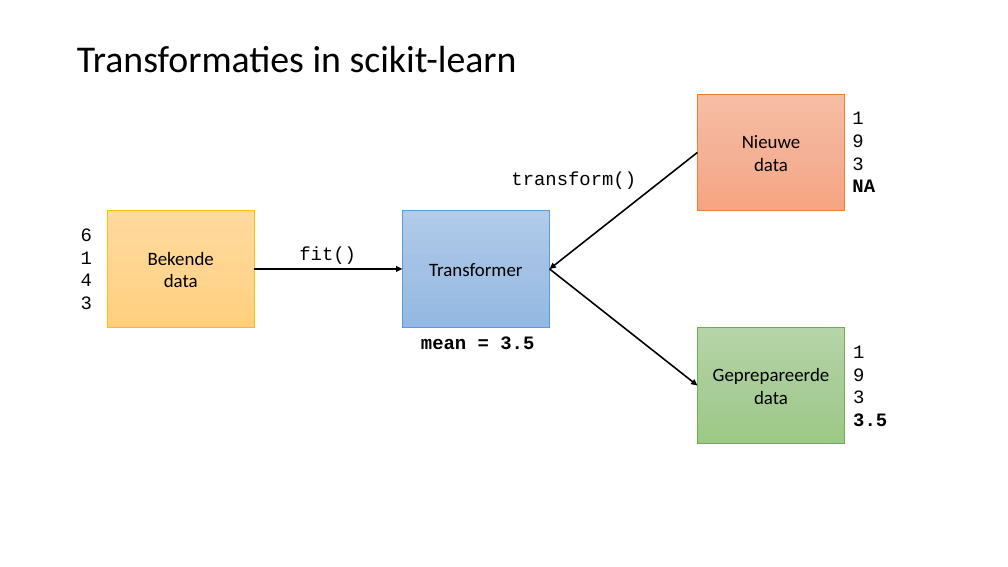
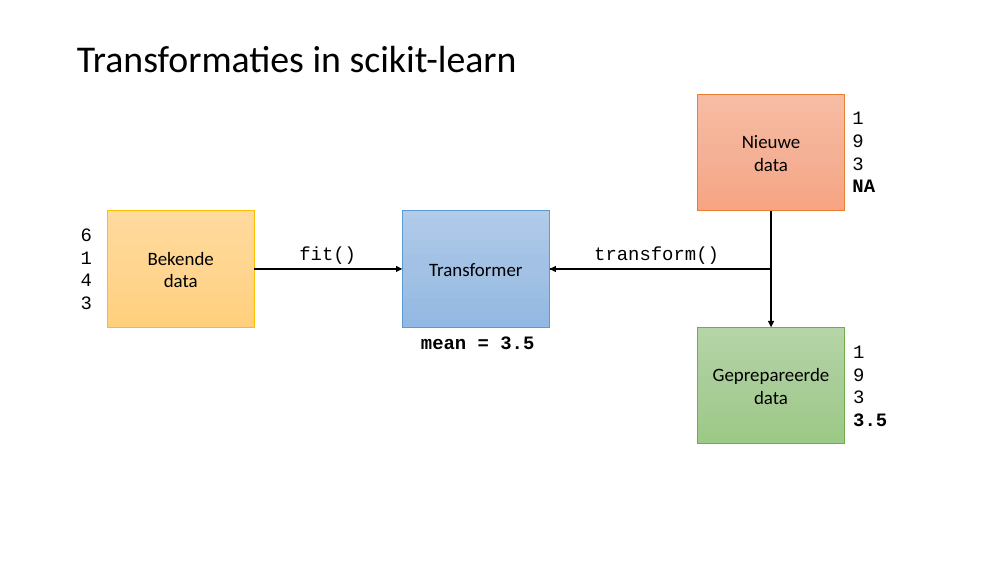
Before and after one commit to LFKoning/knowledge-sharing, a slide deck: slide 15 of python_course/4_scikit_learn/python_cursus_4.pptx. Drawn at 1008x567 pixels with LibreOffice and Linux fonts; fonts in the diff are those of the drawing. Boxes give left, top, right and bottom in pixels: in the first picture for what was removed or moved away, otherwise in the second. Text is boxed around its words. In the diff, an @@ line names an element or a change of style, - is before the commit and + after.

```diff
--- a/python_course/4_scikit_learn/python_cursus_4.pptx
+++ b/python_course/4_scikit_learn/python_cursus_4.pptx
@@ arrow removed from (698, 153) to (550, 269) @@
@@ elbow arrow added from (771, 211) to (550, 269), #000000 1.5 pt @@
@@ text "transform()": place and size @@
-text "transform()" at [511,171,636,189]
+text "transform()" at [594,247,719,264]
@@ arrow removed from (550, 269) to (698, 386) @@
@@ elbow arrow added from (550, 269) to (771, 327), #000000 1.5 pt @@
```
Also in this commit, not shown: 7 other slides changed.
